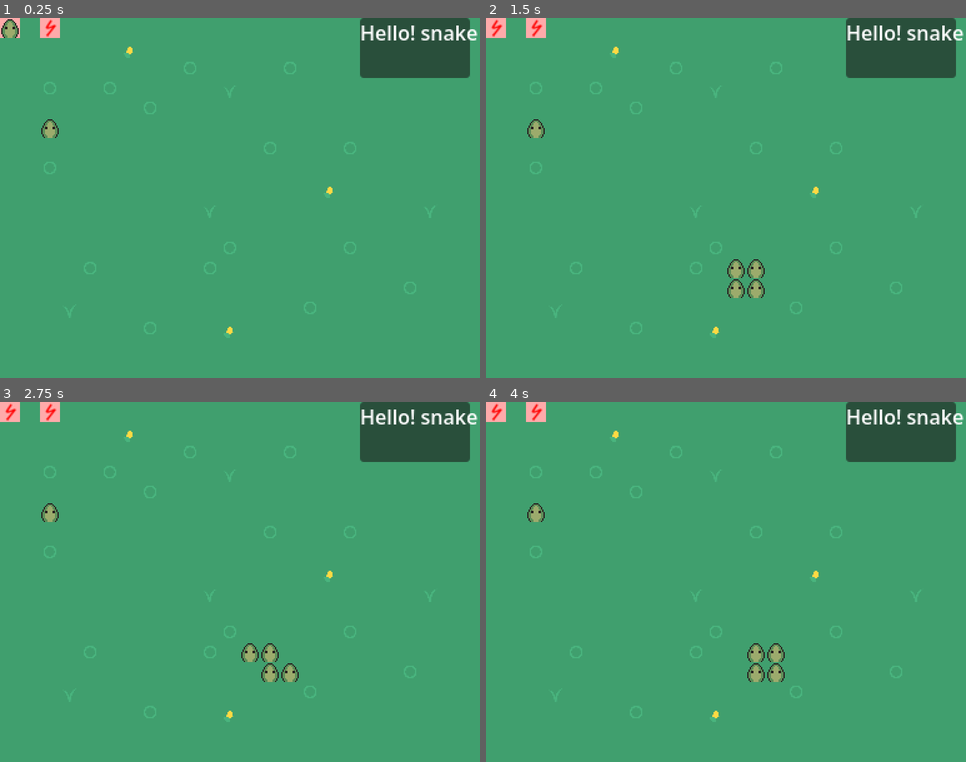
Above: before the commit, frames 1-4 (two rows, left to right).
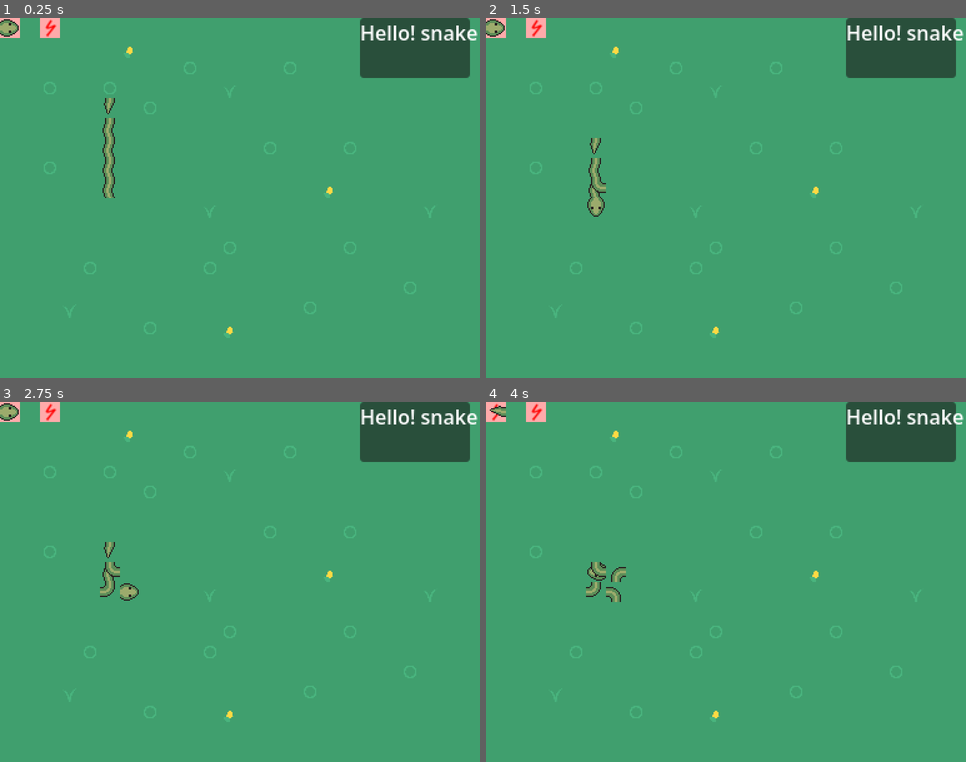
Above: after the commit, the same moments.

Repository: kalgynirae/ld59
Game: Godot game, scene res://scenes/game.tscn
Same seed, same stepped clock (60 frames per second), same inputs: the game is played once before the commit and once after it.
Inputs:
- Up to frame 1 (0.25 s): no input
- Up to frame 2 (1.5 s): tap Enter at 0.5 s; hold L (move_right) 0.53-1.28 s; tap Space at 1.25 s; hold J (move_down) from 1.28 s (still down)
- Up to frame 3 (2.75 s): tap Enter at 2 s; release J (move_down) at 2.03 s; hold L (move_right) from 2.03 s (still down)
- Up to frame 4 (4 s): tap Space at 2.75 s; release L (move_right) at 2.78 s; hold K (move_up) 2.78-3.53 s; tap Enter at 3.5 s; hold H (move_left) from 3.53 s (still down)

The runs differ from the first frame. In frame 1, 0.8% of the frame differs, in the area x 0-24%, y 0-50%; in frame 2, 1.4%, in the area x 0-59%, y 0-78%; in frame 3, 1.4%; in frame 4, 1.3%.

Commit message:
Movement almost works correctly!

Diff:
--- /dev/null
+++ b/gridloc.gd
@@ -0,0 +1,19 @@
+extends Node
+class_name GridLoc
+
+static func offset(dir: String) -> Vector2i:
+	match dir:
+		"left":
+			return Vector2i(-1, 0)
+		"right":
+			return Vector2i(1, 0)
+		"up":
+			return Vector2i(0, -1)
+		"down":
+			return Vector2i(0, 1)
+		_:
+			assert(false, "Invalid direction")
+			return Vector2i(0, 0)
+
+static func move(loc: Vector2i, dir: String) -> Vector2i:
+	return loc + offset(dir)
--- a/scenes/game.tscn
+++ b/scenes/game.tscn
@@ -2,7 +2,7 @@
 
 [ext_resource type="PackedScene" uid="uid://duxa8pgyfq7m" path="res://scenes/map.tscn" id="1_uwrxv"]
 [ext_resource type="Script" uid="uid://8qlcklp0mepa" path="res://scenes/game.gd" id="1_yqjtg"]
-[ext_resource type="PackedScene" uid="uid://dn7eto5y41bf4" path="res://scenes/snake_part.tscn" id="3_lnu2h"]
+[ext_resource type="Texture2D" uid="uid://ct6yoppgmyo12" path="res://images/tilesheet_complete.png" id="2_lbhrr"]
 
 [node name="Game" type="Node2D" unique_id=1500510972]
 texture_filter = 1
@@ -23,6 +23,3 @@
 offset_right = 40.0
 offset_bottom = 23.0
 text = "Hello! snake"
-
-[node name="snake_part" parent="." unique_id=1027985 instance=ExtResource("3_lnu2h")]
-position = Vector2(32, 80)
--- a/scenes/snake.gd
+++ b/scenes/snake.gd
@@ -1,42 +1,107 @@
 extends Node2D
 
 var gridlocs: Array[Vector2i] = []
+var parts: Array[SnakePart] = []
 
-var SnakePart = preload("res://scenes/snake_part.tscn")
+var SnakePartScene = preload("res://scenes/snake_part.tscn")
 
-func add_part(pos: Vector2i):
-	gridlocs.append(pos)
-	add_child(SnakePart.instantiate())
+var Part = SnakePart.Part
+
+func start_at(loc: Vector2i, dir: String):
+	gridlocs.append(loc)
+	var head = SnakePartScene.instantiate()
+	parts.append(head)
+	add_child(head)
+	head.set_direction(dir)
+	head.set_part(Part.HEAD)
+
+func add_part():
+	assert(parts.size() > 0)
+	var old_tail = parts[-1]
+	var newloc = GridLoc.move(gridlocs[-1], parts[-1].direction)
+	gridlocs.append(newloc)
+	var new = SnakePartScene.instantiate()
+	parts.append(new)
+	add_child(new)
+	new.move_to(newloc)
+	new.set_direction(parts[-1].direction)
+	new.set_part(Part.TAIL)
+
+	if parts.size() > 2:
+		if parts[-3].current_part == Part.BODY_1:
+			parts[-2].set_part(Part.BODY_2)
+		else:
+			parts[-2].set_part(Part.BODY_1)
 
 func move(direction: String):
-	var head = gridlocs[0]
-	var new
-	match direction:
-		"left":
-			new = Vector2i(head.x - 1, head.y)
-		"right":
-			new = Vector2i(head.x + 1, head.y)
-		"up":
-			new = Vector2i(head.x, head.y - 1)
-		"down":
-			new = Vector2i(head.x, head.y + 1)
-	gridlocs.insert(0, new)
+	assert(parts.size() > 0)
+	var newloc = GridLoc.move(gridlocs[0], direction)
+	gridlocs.insert(0, newloc)
 	gridlocs.pop_back()
+	parts.insert(0, parts.pop_back())
 
-	var parts = get_children()
-	assert(parts.size() == gridlocs.size())
-	# parts[0] is the head
+	# parts[0] is the new head
 	parts[0].move_to(gridlocs[0])
+	parts[0].set_part(Part.HEAD)
+	parts[0].set_direction(direction)
+
+	# parts[1] May need to change shape
+	if parts.size() > 2:
+		var part = parts[1]
+		var head = gridlocs[0]
+		var loc = gridlocs[1]
+		var after = gridlocs[2]
+		if head.x < loc.x:
+			part.set_direction("left")
+			if loc.x < after.x:
+				# TODO: body alternation
+				part.set_part(Part.BODY_1)
+			elif loc.y < after.y:
+				# TODO: corner left to down
+				part.set_part(Part.CORNER)
+			elif loc.y > after.y:
+				# TODO: corner left to up
+				part.set_part(Part.CORNER)
+		elif head.x > loc.x:
+			part.set_direction("right")
+			if loc.x > after.x:
+				# TODO: body alternation
+				part.set_part(Part.BODY_1)
+			elif loc.y < after.y:
+				# TODO: corner right to down
+				part.set_part(Part.CORNER)
+			elif loc.y > after.y:
+				# TODO: corner right to up
+				part.set_part(Part.CORNER)
+		elif head.y < loc.y:
+			part.set_direction("up")
+			if loc.y < after.y:
+				# TODO: body alternation
+				part.set_part(Part.BODY_1)
+			elif loc.x < after.x:
+				# TODO: corner up to left
+				part.set_part(Part.CORNER)
+			elif loc.x > after.x:
+				# TODO: corner up to right
+				part.set_part(Part.CORNER)
+		elif head.y > loc.y:
+			part.set_direction("down")
+			if loc.y > after.y:
+				# TODO: body alternation
+				part.set_part(Part.BODY_1)
+			elif loc.x < after.x:
+				# TODO: corner down to left
+				part.set_part(Part.CORNER)
+			elif loc.x > after.x:
+				# TODO: corner down to right
+				part.set_part(Part.CORNER)
+
+
+	# parts[-1] is now the tail
 	if parts.size() > 1:
-		# middle parts:
-		for i in range(1, gridlocs.size() - 1):
-			parts[i].move_to(gridlocs[i])
-			# TODO: orientation!
-		# parts[-1] is the tail
-		parts[-1].move_to(gridlocs[-1])
+		parts[-1].set_part(Part.TAIL)
 
 func _ready() -> void:
-	add_part(Vector2i(12, 12))
-	add_part(Vector2i(12, 13))
-	add_part(Vector2i(12, 14))
-	add_part(Vector2i(12, 15))
+	start_at(Vector2i(4, 8), "right")
+	for i in 5:
+		add_part()
--- a/scenes/snake_part.gd
+++ b/scenes/snake_part.gd
@@ -1,10 +1,12 @@
 extends Node2D
+class_name SnakePart
 
-enum PartShown {
+enum Part {
 	HEAD,
 	BODY_1,
 	BODY_2,
-	TAIL
+	TAIL,
+	CORNER
 }
 
 enum PowerLevel {
@@ -15,28 +17,24 @@
 	SUPERCHARGED
 }
 
-@export var current_part: PartShown = PartShown.HEAD
-@export var power_level: PowerLevel = PowerLevel.NORMAL
+var current_part: Part = Part.HEAD
+var power_level: PowerLevel = PowerLevel.NORMAL
+var direction: String = "up"
 
-# Called when the node enters the scene tree for the first time.
-func _ready() -> void:
-	$Snakeparts.region_enabled = true
+func set_part(part: Part) -> void:
+	$Sprite.region_rect = Rect2(power_level * 16, part * 16, 16, 16)
 
-# Called every frame. 'delta' is the elapsed time since the previous frame.
-func _process(delta: float) -> void:
-	var part_offset = 0;
-
-	match current_part:
-		PartShown.HEAD:
-			part_offset = 0
-		PartShown.BODY_1:
-			part_offset = 16
-		PartShown.BODY_2:
-			part_offset = 32
-		PartShown.TAIL:
-			part_offset = 48
-
-	$Snakeparts.region_rect = Rect2(power_level * 16, part_offset, 16, 16)
+func set_direction(dir: String) -> void:
+	direction = dir
+	match dir:
+		"left":
+			$Sprite.rotation_degrees = -90
+		"right":
+			$Sprite.rotation_degrees = 90
+		"up":
+			$Sprite.rotation_degrees = 0
+		"down":
+			$Sprite.rotation_degrees = 180
 
 func move_to(loc: Vector2i) -> void:
 	position = loc * 16
--- a/scenes/snake_part.tscn
+++ b/scenes/snake_part.tscn
@@ -6,8 +6,9 @@
 [node name="snake_part" type="Node2D" unique_id=1027985]
 script = ExtResource("1_aaci8")
 
-[node name="Snakeparts" type="Sprite2D" parent="." unique_id=914922160]
+[node name="Sprite" type="Sprite2D" parent="." unique_id=914922160]
 texture_filter = 1
+position = Vector2(8, 8)
 texture = ExtResource("1_5mst4")
-centered = false
+region_enabled = true
 region_rect = Rect2(0, 0, 16, 16)
Not shown, added: gridloc.gd.uid
